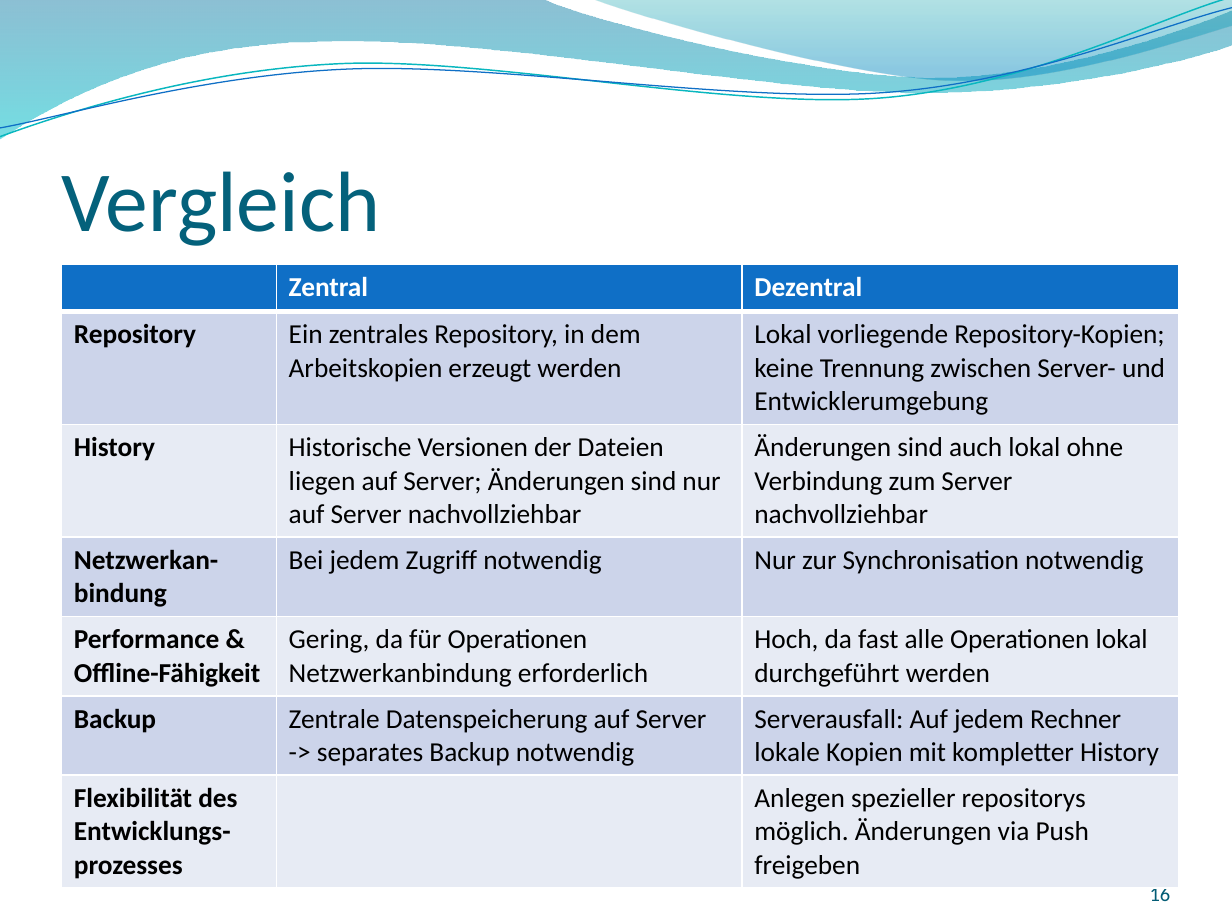
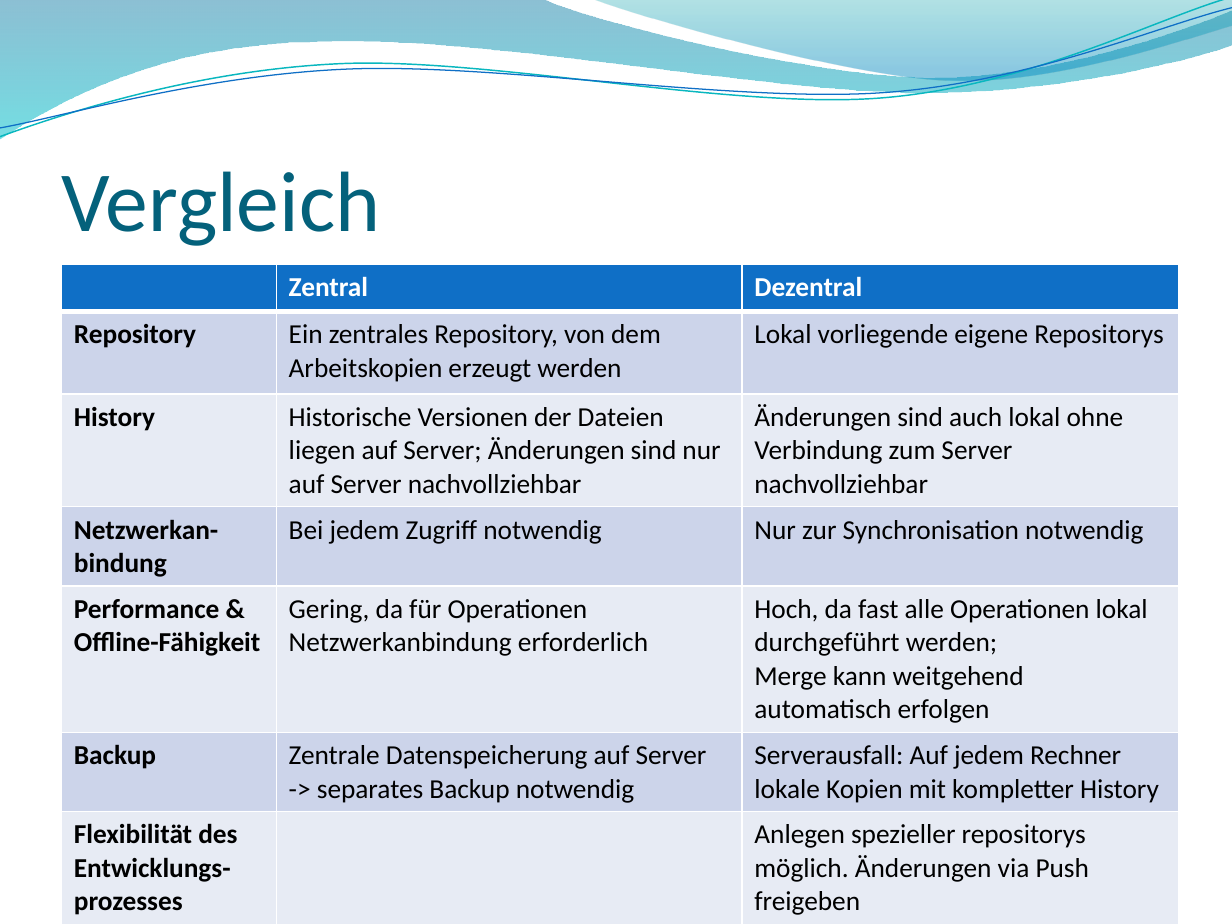
Before and after one commit to GitTyCat42/GITVortrag, a slide deck: slide 16 of SS2017_Git_2017-04-27_Nina-Stodolka_Johannes-Struzek.pptx. Drawn at 1232x924 pixels with LibreOffice and Linux fonts; fonts in the diff are those of the drawing; background and template pictures are left out. Boxes give left, top, right and bottom in pixels: in the first picture for what was removed or moved away, otherwise in the second. Text is boxed around its words. In the diff, an @@ line names an element or a change of style, - is before the commit and + after.

Commit message:
Versionsverwaltung
Vergleich

```diff
--- a/SS2017_Git_2017-04-27_Nina-Stodolka_Johannes-Struzek.pptx
+++ b/SS2017_Git_2017-04-27_Nina-Stodolka_Johannes-Struzek.pptx
@@ table at bbox=[62, 265, 1178, 919] @@
-row 2, column 2: Ein zentrales Repository, in dem Arbeitskopien erzeugt werden
+row 2, column 2: Ein zentrales Repository, von dem Arbeitskopien erzeugt werden
-row 2, column 3: Lokal vorliegende Repository-Kopien; keine Trennung zwischen Server- und Entwicklerumgebung
+row 2, column 3: Lokal vorliegende eigene Repositorys
-row 5, column 3: Hoch, da fast alle Operationen lokal durchgeführt werden
+row 5, column 3: Hoch, da fast alle Operationen lokal durchgeführt werden; / Merge kann weitgehend automatisch erfolgen
```
Also in this commit, not shown: 2 other slides changed.
